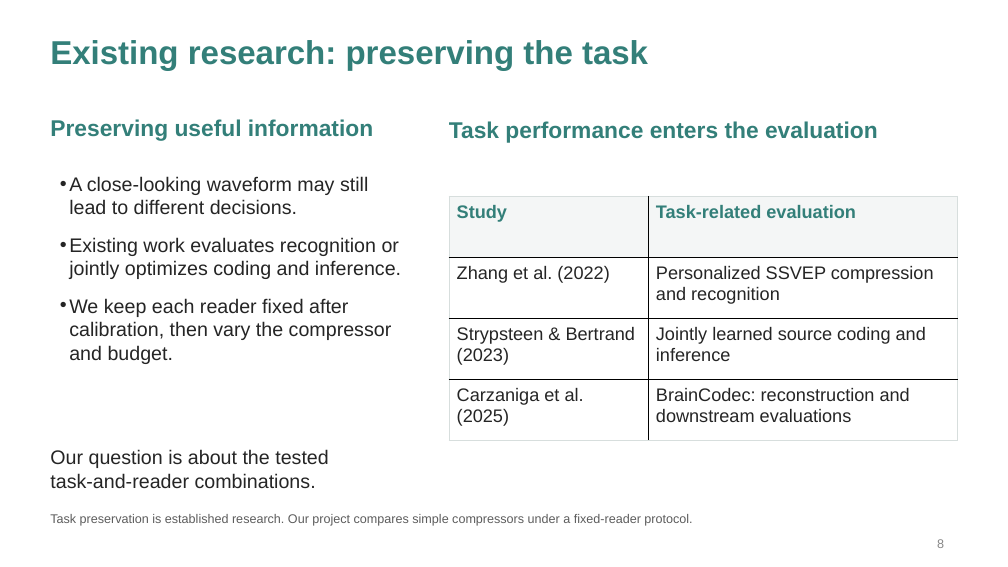
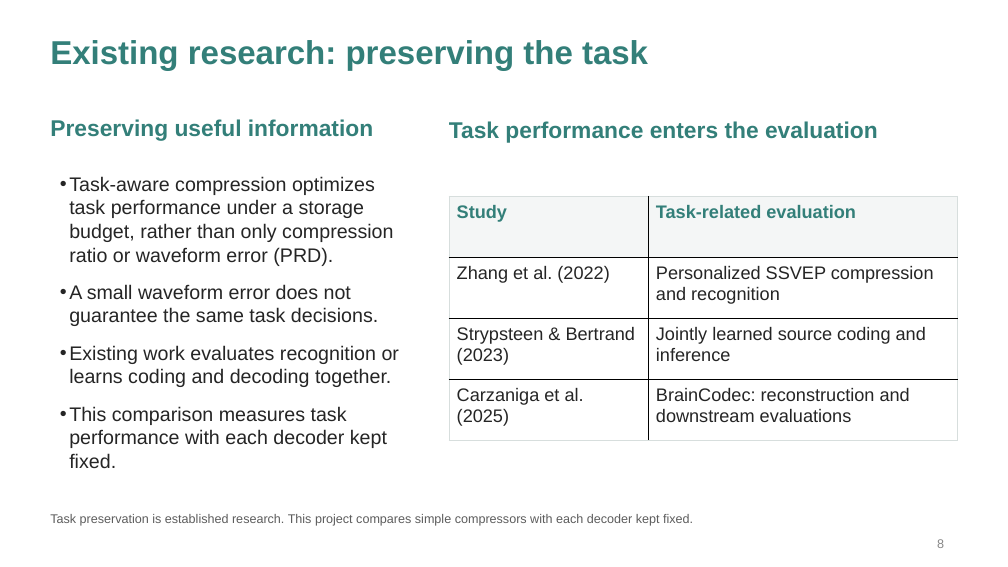
Before and after one commit to Deb044/DataCompression, a slide deck: slide 8 of output/presentation/every-bit-of-the-brain.pptx. Drawn at 1008x567 pixels with LibreOffice and Linux fonts; fonts in the diff are those of the drawing. Boxes give left, top, right and bottom in pixels: in the first picture for what was removed or moved away, otherwise in the second. Text is boxed around its words. In the diff, an @@ line names an element or a change of style, - is before the commit and + after.

Commit message:
slides: clarify decoders and task-aware compression goals

```diff
--- a/output/presentation/every-bit-of-the-brain.pptx
+++ b/output/presentation/every-bit-of-the-brain.pptx
@@ text at [69,176,399,468]: text changed @@
-• A close-looking waveform may still lead to different decisions.
-• Existing work evaluates recognition or jointly optimizes coding and inference.
-• We keep each reader fixed after calibration, then vary the compressor and budget.
+• Task-aware compression optimizes task performance under a storage budget, rather than only compression ratio or waveform error (PRD).
+• A small waveform error does not guarantee the same task decisions.
+• Existing work evaluates recognition or learns coding and decoding together.
+• This comparison measures task performance with each decoder kept fixed.
@@ text removed at [50,449,329,488] @@
-Our question is about the tested
-task-and-reader combinations.
@@ text at [50,514,693,526]: text changed @@
-Task preservation is established research. Our project compares simple compressors under a fixed-reader protocol.
+Task preservation is established research. This project compares simple compressors with each decoder kept fixed.
```
Also in this commit, not shown: 11 other slides changed, 5 other files.
